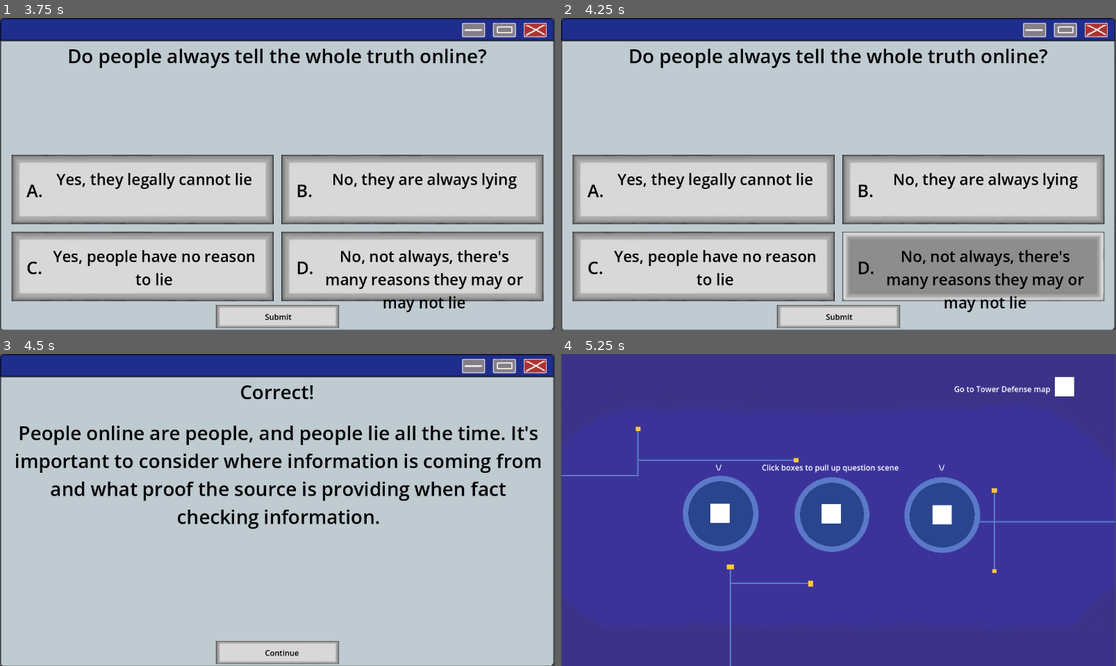
Above: before the commit, frames 1-4 (two rows, left to right).
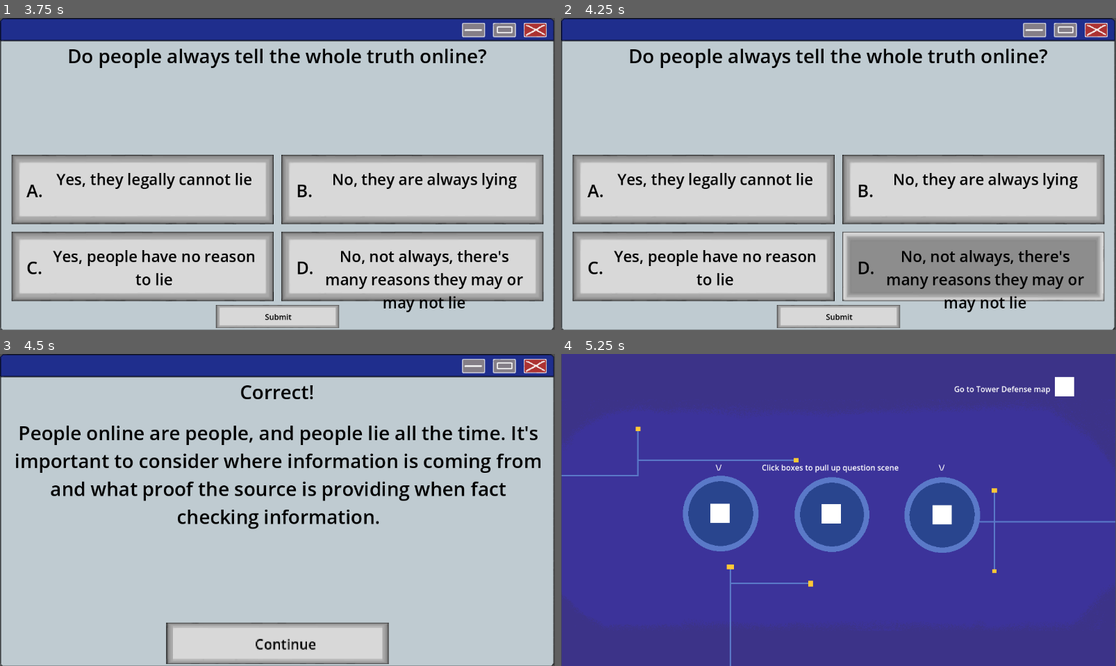
Above: after the commit, the same moments.

Repository: CalebJoines/Computer-Castle
Game: Godot game, scene res://Scenes/resource_picker.tscn
The game is run twice, just before and just after one commit, with the same random seed, the same clock (stepped at 60 frames per second) and the same inputs.
Inputs (mouse positions are in pixels of both pictures, inside the frame that each line leads up to):
- Up to frame 1 (3.75 s): tap Enter at 0.5, 2 s; drag from (160, 177) to (382, 180) at 0.52 s; tap Space at 1.25, 3.5 s; drag from (144, 189) to (410, 189) at 1.27 s; click (410, 189) at 2.17 s; drag from (144, 267) to (410, 267) at 2.77 s; drag from (410, 267) to (277, 317) at 3.52 s
- Up to frame 2 (4.25 s): no input
- Up to frame 3 (4.5 s): tap Enter at 4.25 s; drag from (277, 653) to (144, 603) at 4.27 s
- Up to frame 4 (5.25 s): tap Space at 5 s; move the mouse to (838, 653) at 5.02 s; click (838, 653) at 5.17 s

Frames 1-2 are identical in both runs. In frame 3, 4.1% of the frame differs, in the area x 29-71%, y 85-100%; in frame 4, nothing differs.

Commit message:
added a delay to the continue button if you get the question wrong

Diff:
--- a/computer-castle-/Scenes/question.tscn
+++ b/computer-castle-/Scenes/question.tscn
@@ -116,7 +116,8 @@
 [node name="ContinueButton" type="AnimatedSprite2D" parent="PopupBackground" unique_id=530812278]
 unique_name_in_owner = true
 visible = false
-position = Vector2(1, 295)
+position = Vector2(0.9999943, 276)
+scale = Vector2(1.8046876, 1.7916666)
 sprite_frames = SubResource("SpriteFrames_8qmu4")
 animation = &"Clicked"
 
--- a/computer-castle-/Scripts/answer_controller.gd
+++ b/computer-castle-/Scripts/answer_controller.gd
@@ -72,12 +72,13 @@
 	explanation_label.text = current_question["explanation"]
 	question_label.text = "Incorrect!"
 	explanation_label.visible = true
-	continue_button.visible = true
 	answerA.visible = false
 	answerB.visible = false
 	answerC.visible = false
 	answerD.visible = false
 	subbutton.visible = false
+	await get_tree().create_timer(5.0).timeout
+	continue_button.visible = true
 
 func show_explanationC():
 	explanation_label.text = current_question["explanation"]
